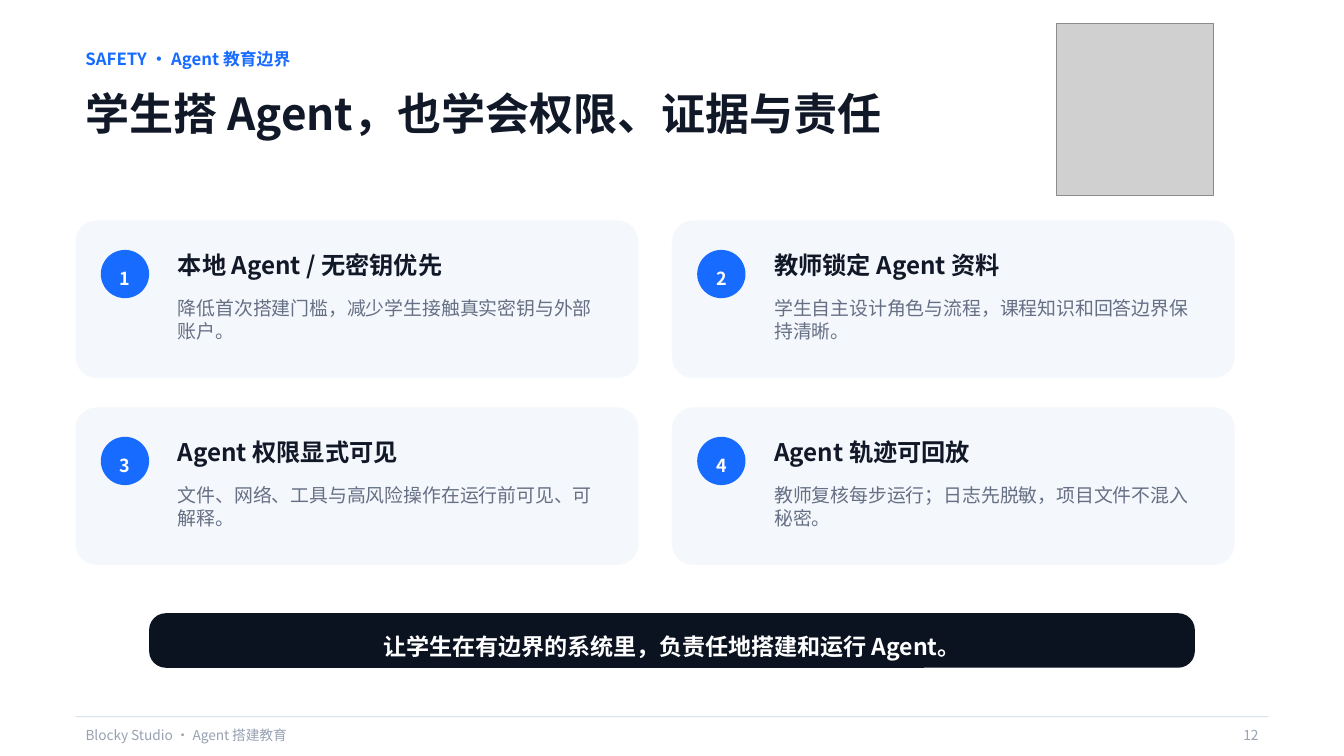
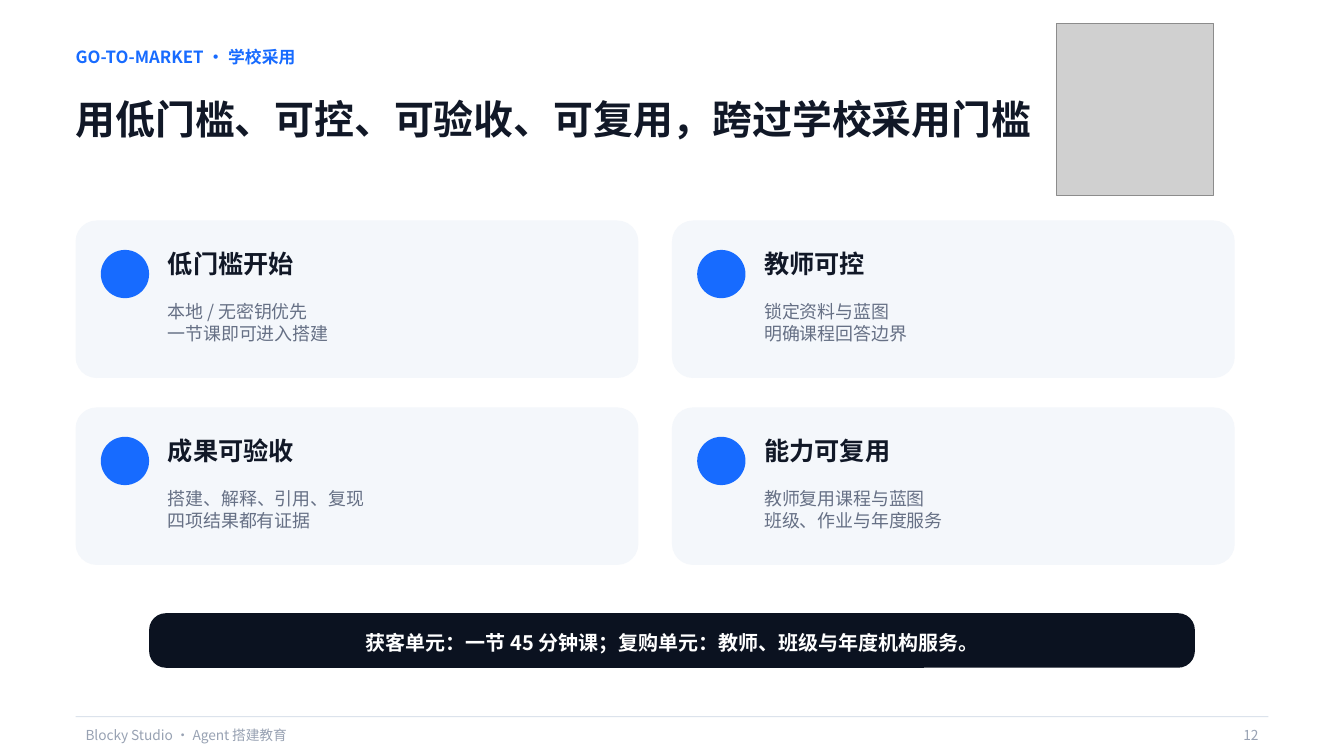
Before and after one commit to q2955161835-debug/Blocky-AI, a slide deck: slide 12 of PPT与商业计划书/Blocky-Studio-息壤杯-AI+教育.pptx. Drawn at 1344x756 pixels with LibreOffice and Linux fonts; fonts in the diff are those of the drawing; grey boxes stand for pictures. Boxes give left, top, right and bottom in pixels: in the first picture for what was removed or moved away, otherwise in the second. Text is boxed around its words. In the diff, an @@ line names an element or a change of style, - is before the commit and + after.

```diff
--- a/PPT与商业计划书/Blocky-Studio-息壤杯-AI+教育.pptx
+++ b/PPT与商业计划书/Blocky-Studio-息壤杯-AI+教育.pptx
@@ text at [76,48,295,65]: text changed @@
-SAFETY · Agent 教育边界
+GO-TO-MARKET · 学校采用
@@ text at [76,99,1032,139]: text changed; size 31.5 to 28.5 pt @@
-学生搭 Agent，也学会权限、证据与责任
+用低门槛、可控、可验收、可复用，跨过学校采用门槛
@@ text at [168,251,294,276]: text changed; size 17.2 to 18 pt @@
-本地 Agent / 无密钥优先
+低门槛开始
@@ text at [764,251,865,276]: text changed; size 17.2 to 18 pt @@
-教师锁定 Agent 资料
+教师可控
@@ text removed at [120,271,131,285] @@
-1
@@ text removed at [716,271,727,285] @@
-2
@@ text at [168,303,328,342]: text changed; size 13.5 to 12.8 pt @@
-降低首次搭建门槛，减少学生接触真实密钥与外部账户。
+本地 / 无密钥优先
+一节课即可进入搭建
@@ text at [764,303,907,342]: text changed; size 13.5 to 12.8 pt @@
-学生自主设计角色与流程，课程知识和回答边界保持清晰。
+锁定资料与蓝图
+明确课程回答边界
@@ text at [168,438,294,463]: text changed; size 17.2 to 18 pt @@
-Agent 权限显式可见
+成果可验收
@@ text at [764,438,890,463]: text changed; size 17.2 to 18 pt @@
-Agent 轨迹可回放
+能力可复用
@@ text removed at [120,458,131,473] @@
-3
@@ text removed at [716,458,727,472] @@
-4
@@ text at [168,490,364,529]: text changed; size 13.5 to 12.8 pt @@
-文件、网络、工具与高风险操作在运行前可见、可解释。
+搭建、解释、引用、复现
+四项结果都有证据
@@ text at [764,490,942,529]: text changed; size 13.5 to 12.8 pt @@
-教师复核每步运行；日志先脱敏，项目文件不混入秘密。
+教师复用课程与蓝图
+班级、作业与年度服务
@@ vertical alignment top to middle in 11 elements at [764,251,865,276], [764,303,907,342], [76,48,295,65], [76,99,1032,139], [168,251,294,276], [168,303,328,342], [168,438,294,463], [168,490,364,529], [764,438,890,463], [764,490,942,529], [366,633,978,654] @@
@@ text at [366,633,978,654]: text changed; size 16.5 to 14.2 pt @@
-让学生在有边界的系统里，负责任地搭建和运行 Agent。
+获客单元：一节 45 分钟课；复购单元：教师、班级与年度机构服务。
```
Also in this commit, not shown: 13 other slides changed, 1 other file.
